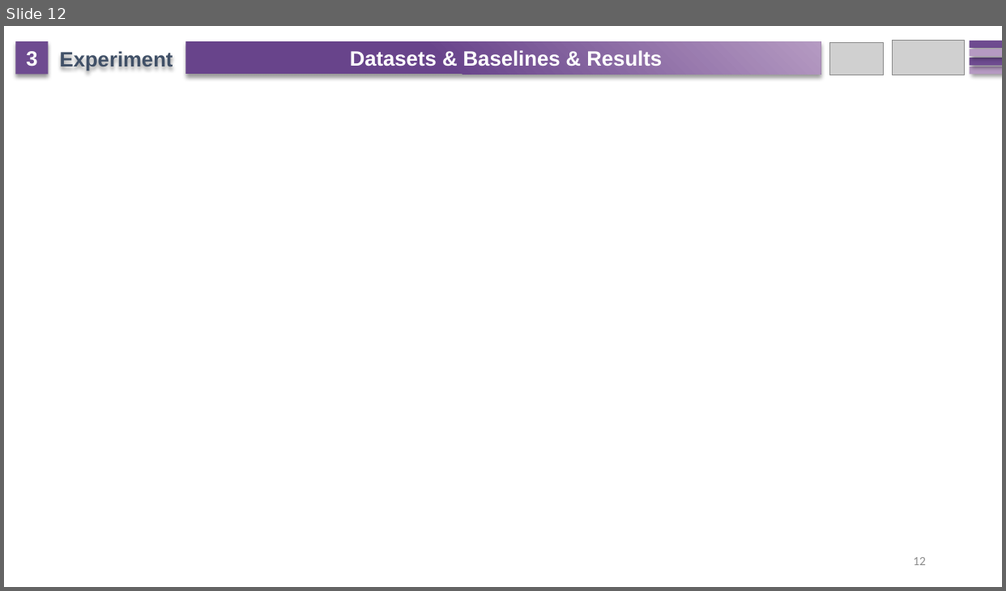
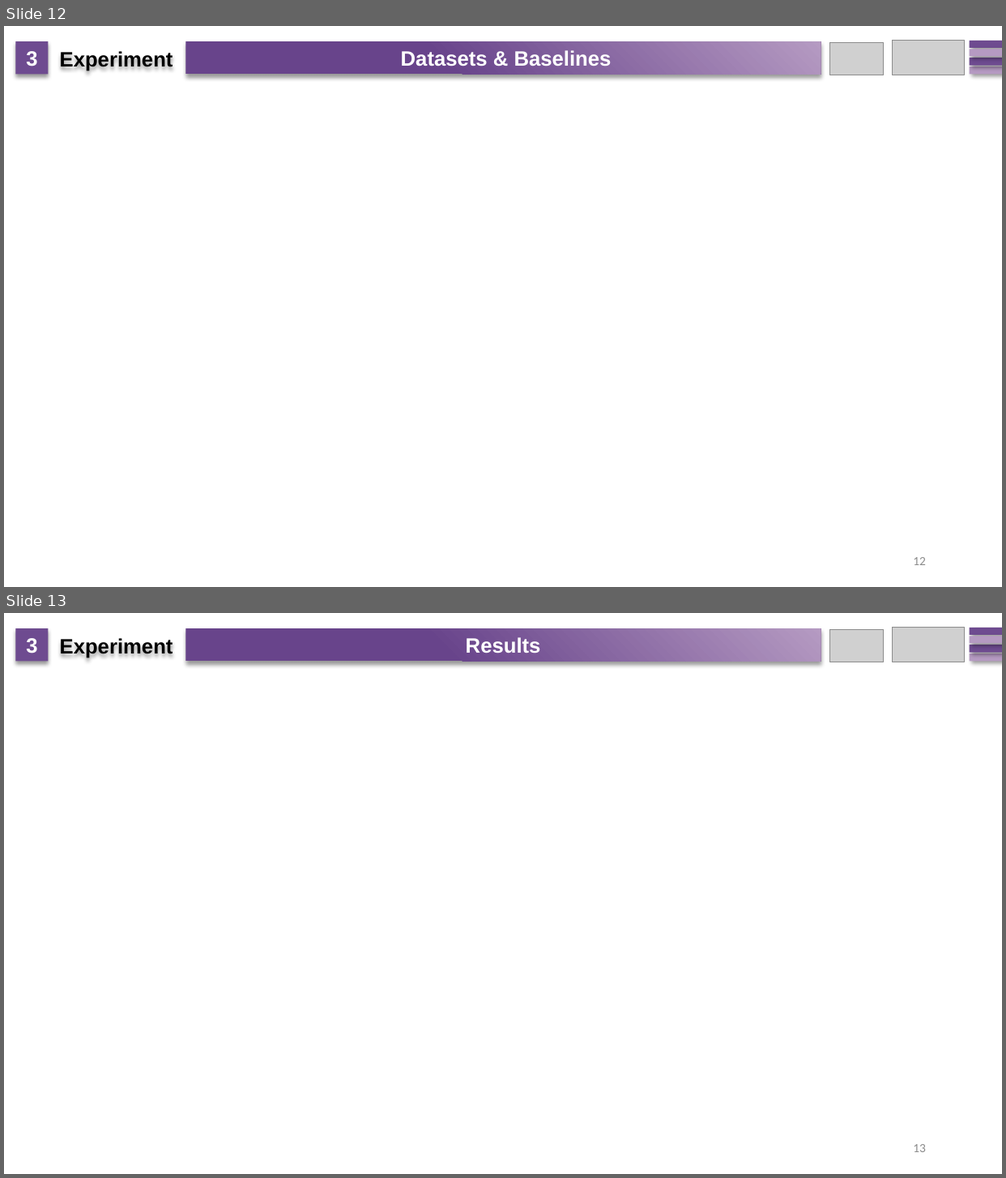
Before and after one commit to zcaicaros/L2D, a slide deck: NeurIPS L2D.pptx. Shown one above the other, each under a label of ours: slide 12 before the commit, slides 12 and 13 after it. The pictures are 1006x591 and 1006x1178 pixels, drawn with LibreOffice and Linux fonts; fonts in the diff are those of the drawing; grey boxes stand for pictures. Boxes give left, top, right and bottom in pixels: in the first picture for what was removed or moved away, otherwise in the second. Text is boxed around its words. In the diff, an @@ line names an element or a change of style, - is before the commit and + after.

```diff
--- a/NeurIPS L2D.pptx
+++ b/NeurIPS L2D.pptx
@@ slide 13 added at [4,613,1002,1174], background #FFFFFF @@
@@ rectangle added at [16,628,49,662], fill #6E4B90, 20 pt, text #FFFFFF, bold @@
+3
@@ text added at [60,636,173,658], 20 pt, text #000000, bold @@
+Experiment
@@ rectangle added at [186,628,820,662], fill gradient #B59AC2 to #68448B, 20 pt, text #FFFFFF, bold @@
+Results
@@ picture added at [829,629,884,662] @@
@@ picture added at [893,628,964,662] @@
@@ rectangle added at [970,628,1002,635], fill #6E4B90 @@
@@ rectangle added at [970,636,1002,644], fill #B59AC2 @@
@@ rectangle added at [970,653,1002,661], fill #B59AC2 @@
@@ rectangle added at [970,645,1002,653], fill #6E4B90 @@
@@ page number added at [913,1144,926,1152], 12 pt, text #8C8C8C @@
+13
@@ slide 12 changed as well @@
@@ text "Experiment" at [60,49,173,71]: text colour #405067 to #000000 @@
@@ text in rectangle at [401,50,612,66]: text changed @@
-Datasets & Baselines & Results
+Datasets & Baselines
```
Also in this commit, not shown: 13 other slides changed.
